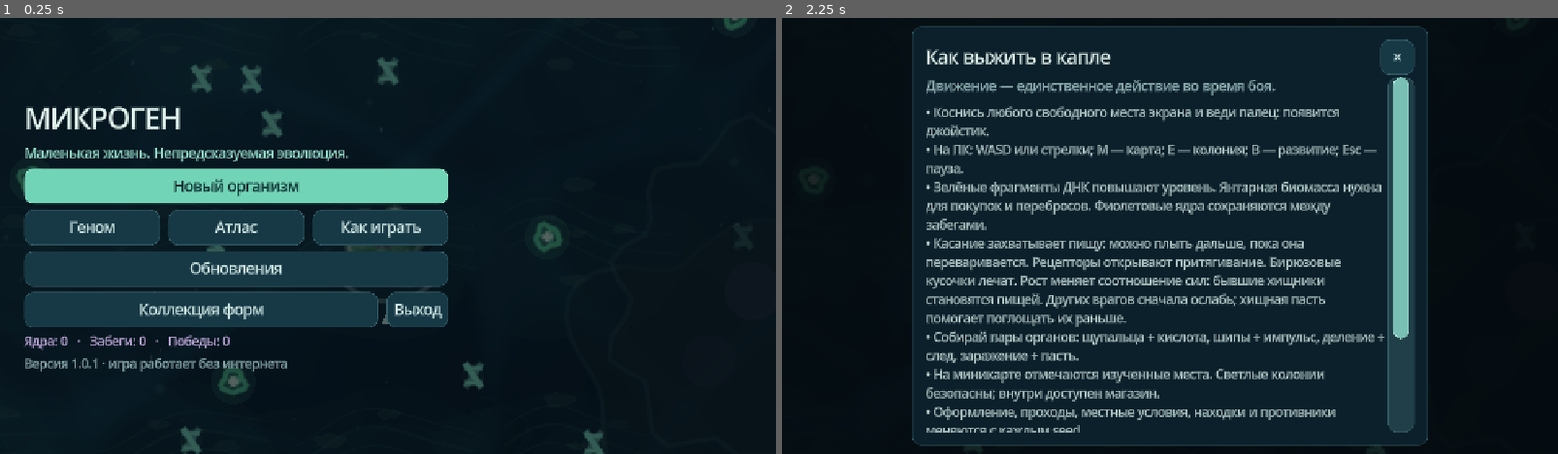
Above: before the commit, frames 1-2 (left to right).
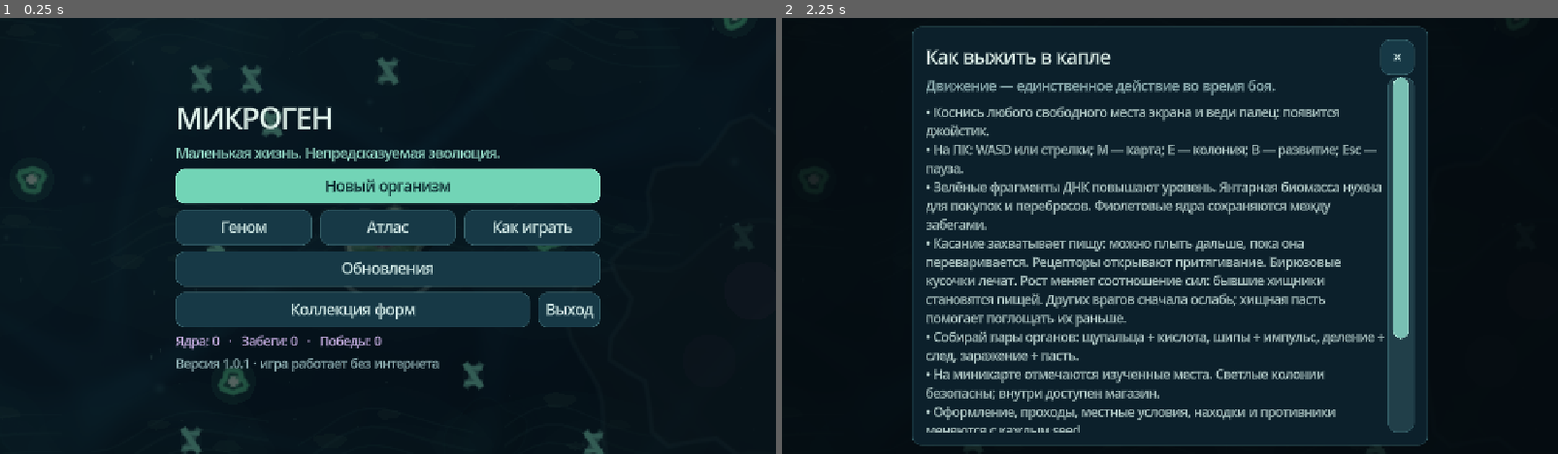
Above: after the commit, the same moments.

Repository: Magral/Microgen
Game: Godot game, scene res://main.tscn
Two runs of this game, one before a commit and one after it. Both use one fixed random seed, a clock stepped at 60 frames per second and the inputs below.
Inputs:
- Up to frame 1 (0.25 s): no input
- Up to frame 2 (2.25 s): click "Как играть" at 0.5 s; click "×" at 1.25 s; click "Как играть" at 2 s

The runs differ from the first frame. In frame 1, 18% of the frame differs, in the area x 3-78%, y 20-82%; in frame 2, nothing differs.

Commit message:
Center home menu actions; accumulate small fixes and clarify ambiguous interactions before roadmap releases

Diff:
--- a/tests/test_home_layout.gd
+++ b/tests/test_home_layout.gd
@@ -19,6 +19,7 @@
 		app.show_menu()
 		await process_frame;await process_frame;await process_frame
 		var viewport_rect=app.get_viewport_rect()
+		check(absf(app.hud.content.get_global_rect().get_center().x-viewport_rect.get_center().x)<0.5,"home actions are horizontally centered")
 		check(viewport_rect.size.is_equal_approx(Vector2(viewport_size)),"fixture uses actual requested logical viewport")
 		check(not descendants(app.hud.modal).any(func(node):return node is ScrollContainer),"home has no scroll container")
 		check(app.hud.modal.get_global_rect().is_equal_approx(viewport_rect),"home background layer fills viewport")
--- a/ui/hud.gd
+++ b/ui/hud.gd
@@ -119,17 +119,13 @@
 	for side in ["left","right"]:margin.add_theme_constant_override("margin_"+side,40)
 	for side in ["top","bottom"]:margin.add_theme_constant_override("margin_"+side,24)
 	modal.add_child(margin)
-	var columns=HBoxContainer.new()
-	margin.add_child(columns)
+	var center=CenterContainer.new()
+	margin.add_child(center)
 	content=VBoxContainer.new()
 	content.custom_minimum_size.x=minf(700,root.get_viewport_rect().size.x-80)
 	content.size_flags_vertical=Control.SIZE_SHRINK_CENTER
 	content.add_theme_constant_override("separation",10)
-	columns.add_child(content)
-	var space=Control.new()
-	space.mouse_filter=Control.MOUSE_FILTER_IGNORE
-	space.size_flags_horizontal=Control.SIZE_EXPAND_FILL
-	columns.add_child(space)
+	center.add_child(content)
 	return content
 
 func open(title: String,subtitle: String="",width: float=1030) -> VBoxContainer:
Not shown, changed: AGENTS.md
Not shown, changed: ROADMAP.md
